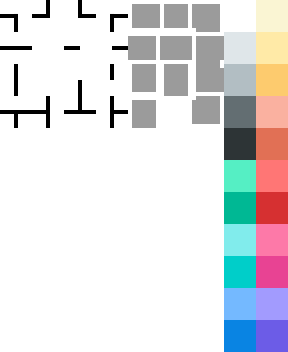
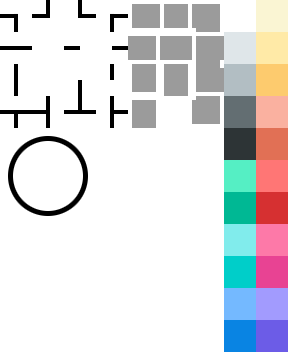
Comparing the layer stacks of the two 288x352 images. Changes:
added layer "circle" in group "Layer Group" over (x1=8, y1=136, x2=88, y2=216)
